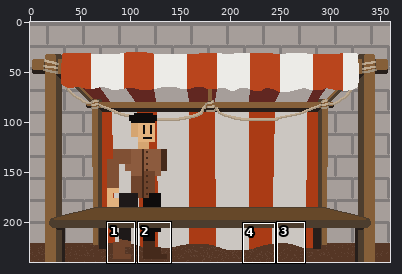
Edited in one commit: pixel-art file (src/assets/backgrounds/aseprite/tower_shop.aseprite). Above: a wide view before the commit, with the close-up outlined.
Close-up. Before the edit:
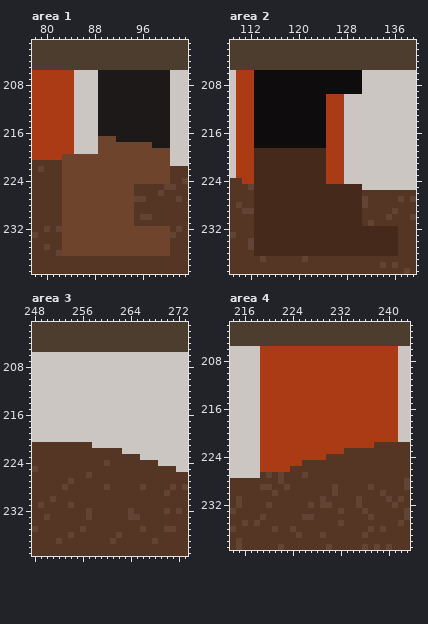
360x240 pixels, 1 frame. Colours within 5 levels of each other are drawn and written as one. Shown: area 1: x 78..103, y 201..239; area 2: x 109..139, y 201..239; area 3: x 248..273, y 201..239; area 4: x 214..243, y 202..239. The commit also changed other parts of the picture, which this record leaves out.
Now the later version:
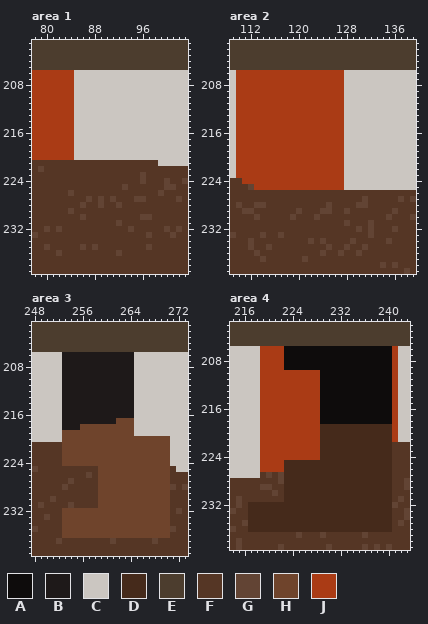
Palette (. is transparent): A #0e0c0c  B #1e1919  C #cbc6c1  D #452a1b  E #4c3d2e  F #553625  G #624434  H #6f442c  J #aa3b15
Log entry: refactor: flip merchant to the other side
From old to new:
Changed rows in their new state; - is an unchanged pixel.
Area 1, layer "Merchant":
first column x 83:
206 ------CCCCCCCCCCCC
207 ------CCCCCCCCCCCC
208 ------CCCCCCCCCCCC
209 ------CCCCCCCCCCCC
210 ------CCCCCCCCCCCC
211 ------CCCCCCCCCCCC
212 ------CCCCCCCCCCCC
213 ------CCCCCCCCCCCC
214 ------CCCCCCCCCCCC
215 ------CCCCCCCCCCCC
216 ------CCCCCCCCCCCC
217 ------CCCCCCCCCCCC
218 ------CCCCCCCCCCCC
219 ------CCCCCCCCCCCC
220 JJCCCCCCCCCCCCCCCC
221 FFFFFFFFFFFFFFFFCC
222 FFFFFFFFFFFFFFFFFF
223 FFFFFFFFFFFFFGFFFF
224 FFFFFFFFFFFFFGFFFG
225 FFFFFFFFFFGF------
226 FGFFFFFFFFFF------
227 FFFFGFGFGFFF------
228 FFFGFFGFFGFF------
229 FGFFFFFFFFFF------
230 FFFGFFFFFFFF------
231 FFFFFFFFFGFF------
232 FFFFFFFFFFFGFFFFFG
233 FFFFFFFFFFFFFFGFFF
234 FFFFFFFFFFFFFFFFFF
235 FFFGFGFFFFFFFFGFFF
236 FFFFFFFFFGFFFFFFFF
Area 2, layer "Merchant":
first column x 113:
206 JJJJJJJJJJJJJJJCCC------
207 JJJJJJJJJJJJJJJCCC------
208 JJJJJJJJJJJJJJJCCC------
209 JJJJJJJJJJJJJJJCCC------
210 JJJJJJJJJJJJ------------
211 JJJJJJJJJJJJ------------
212 JJJJJJJJJJJJ------------
213 JJJJJJJJJJJJ------------
214 JJJJJJJJJJJJ------------
215 JJJJJJJJJJJJ------------
216 JJJJJJJJJJJJ------------
217 JJJJJJJJJJJJ------------
218 JJJJJJJJJJJJ------------
219 JJJJJJJJJJJJ------------
220 JJJJJJJJJJJJ------------
221 JJJJJJJJJJJJ------------
222 JJJJJJJJJJJJ------------
223 JJJJJJJJJJJJ------------
224 JJJJJJJJJJJJ------------
225 JJJJJJJJJJJJJJJCCC------
226 FFFFFFFFFFFFFFFFFF------
227 FFFFFFFFFFFFFFFFFF------
228 GGFFFFFFFFFFGFFFFG------
229 FFFFFFFGFFFGGFFGFF------
230 GFFFFFGFFFGFFFFFFF------
231 FFFFFFFFFFFFFFFGFF------
232 FFFFFFFFFFFFFFFFFGFGFFFG
233 FGFFGFFFFFFFFFFFFFFGFFFF
234 FFFFFFFFFGFGFFFFGFFFFFGF
235 FFGFFFFFFFFFGFFGFFGFFFFF
236 GFFFFFFFFFFGFFGFFGFFFFFF
Area 3, layer "Merchant":
first column x 253:
206 BBBBBBBBBBBB------
207 BBBBBBBBBBBB------
208 BBBBBBBBBBBB------
209 BBBBBBBBBBBB------
210 BBBBBBBBBBBB------
211 BBBBBBBBBBBB------
212 BBBBBBBBBBBB------
213 BBBBBBBBBBBB------
214 BBBBBBBBBBBB------
215 BBBBBBBBBBBB------
216 BBBBBBBBBBBB------
217 BBBBBBBBBHHH------
218 BBBHHHHHHHHH------
219 HHHHHHHHHHHH------
220 HHHHHHHHHHHHHHHHHH
221 HHHHHHHHHHHHHHHHHH
222 HHHHHHHHHHHHHHHHHH
223 HHHHHHHHHHHHHHHHHH
224 HHHHHHHHHHHHHHHHHH
225 ------HHHHHHHHHHHH
226 ------HHHHHHHHHHHH
227 ------HHHHHHHHHHHH
228 ------HHHHHHHHHHHH
229 ------HHHHHHHHHHHH
230 ------HHHHHHHHHHHH
231 ------HHHHHHHHHHHH
232 HHHHHHHHHHHHHHHHHH
233 HHHHHHHHHHHHHHHHHH
234 HHHHHHHHHHHHHHHHHH
235 HHHHHHHHHHHHHHHHHH
236 HHHHHHHHHHHHHHHHHH
Area 4, layer "Merchant":
first column x 217:
206 ------AAAAAAAAAAAAAAAAAA
207 ------AAAAAAAAAAAAAAAAAA
208 ------AAAAAAAAAAAAAAAAAA
209 ------AAAAAAAAAAAAAAAAAA
210 ------------AAAAAAAAAAAA
211 ------------AAAAAAAAAAAA
212 ------------AAAAAAAAAAAA
213 ------------AAAAAAAAAAAA
214 ------------AAAAAAAAAAAA
215 ------------AAAAAAAAAAAA
216 ------------AAAAAAAAAAAA
217 ------------AAAAAAAAAAAA
218 ------------AAAAAAAAAAAA
219 ------------DDDDDDDDDDDD
220 ------------DDDDDDDDDDDD
221 ------------DDDDDDDDDDDD
222 ------------DDDDDDDDDDDD
223 ------------DDDDDDDDDDDD
224 ------------DDDDDDDDDDDD
225 ------DDDDDDDDDDDDDDDDDD
226 ------DDDDDDDDDDDDDDDDDD
227 ------DDDDDDDDDDDDDDDDDD
228 ------DDDDDDDDDDDDDDDDDD
229 ------DDDDDDDDDDDDDDDDDD
230 ------DDDDDDDDDDDDDDDDDD
231 ------DDDDDDDDDDDDDDDDDD
232 DDDDDDDDDDDDDDDDDDDDDDDD
233 DDDDDDDDDDDDDDDDDDDDDDDD
234 DDDDDDDDDDDDDDDDDDDDDDDD
235 DDDDDDDDDDDDDDDDDDDDDDDD
236 DDDDDDDDDDDDDDDDDDDDDDDD
Pixel boxes of the changes (left, top, right, bottom) in both close-ups:
changed: (62, 70, 170, 256)
changed: (254, 70, 398, 256)
changed: (62, 352, 170, 538)
changed: (248, 346, 392, 532)
